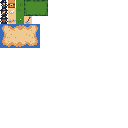
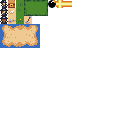
Layered file, before and after one edit (128×128). Changes by layer:
added layer "Clipboard #11" above "Background" over [64, 1, 72, 7]
painted on "Background" over [48, 0, 64, 8]
